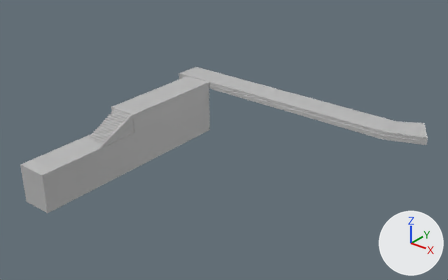
An edit to the FBX model Assets/Prefabs/Models/backPlatforms Unity.fbx, drawn before and after from the same camera.
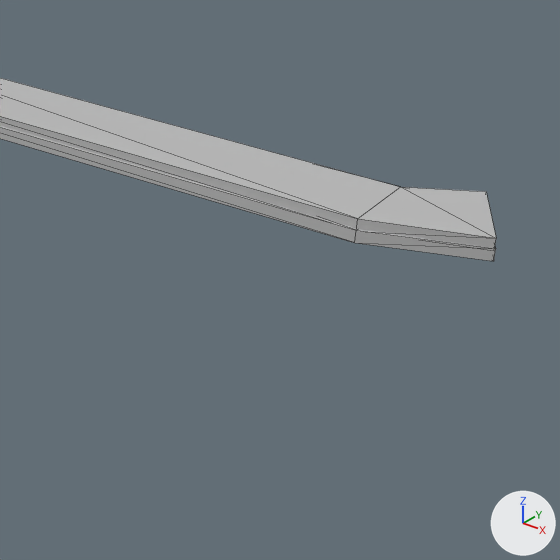
Each version is shown whole from a 50 mm camera at (83.8, -80.8, 44.7) aimed at (35.8, -20.7, 7.5), then close up on the part from 60% to 100% of the width and 22% to 86% of the height. Every picture has the same lights, and +X, +Y and +Z are marked at lower right. The close-ups show mesh edges as thin lines. Where no turn or scale is listed for an object, it has been applied to the vertices.

Objects in the first close-up: 'backPlatformsUnity'.
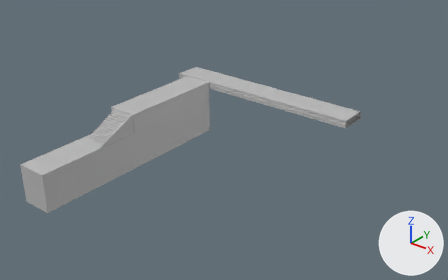
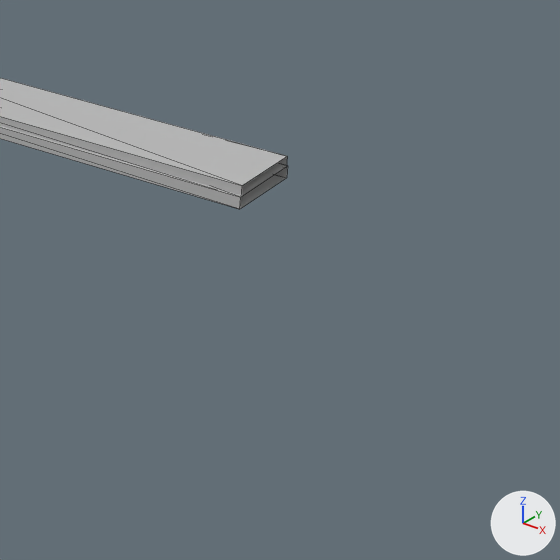
The change, as a diff of the scene's bpy script:
```diff
--- a/Assets/Prefabs/Models/backPlatforms Unity.fbx.py
+++ b/Assets/Prefabs/Models/backPlatforms Unity.fbx.py
@@ me_mesh @@
 # used by ob_backplatformsunity; location = (53.86, -21.15, 4.78)
-me_mesh.from_pydata(...)  # 303 vertices, 292 faces; spans x -38.0..4.7, y -20.0..19.7, z -4.3..4.3
+me_mesh.from_pydata(...)  # 295 vertices, 278 faces; spans x -38.0..-6.3, y -20.0..17.6, z -4.3..4.3
+# me_mesh part 1
+# 16 vertices are removed from x -0.8..4.7, y 13.1..19.7, z 3.2..4.3
+# 28 faces are deleted
+# 8 vertices are added at x -6.4..-6.3, y 13.1..17.6, z 3.2..4.3
+# 14 new faces join them
 me_mesh.materials.append(mat_lambert1)
```

Location of each change, (x1, y1, x2, y2) in pixels of the close-ups (560 x 560 px):
'backPlatformsUnity', reshaped
    before: (0, 78, 496, 261)
    after: (0, 78, 288, 209)
